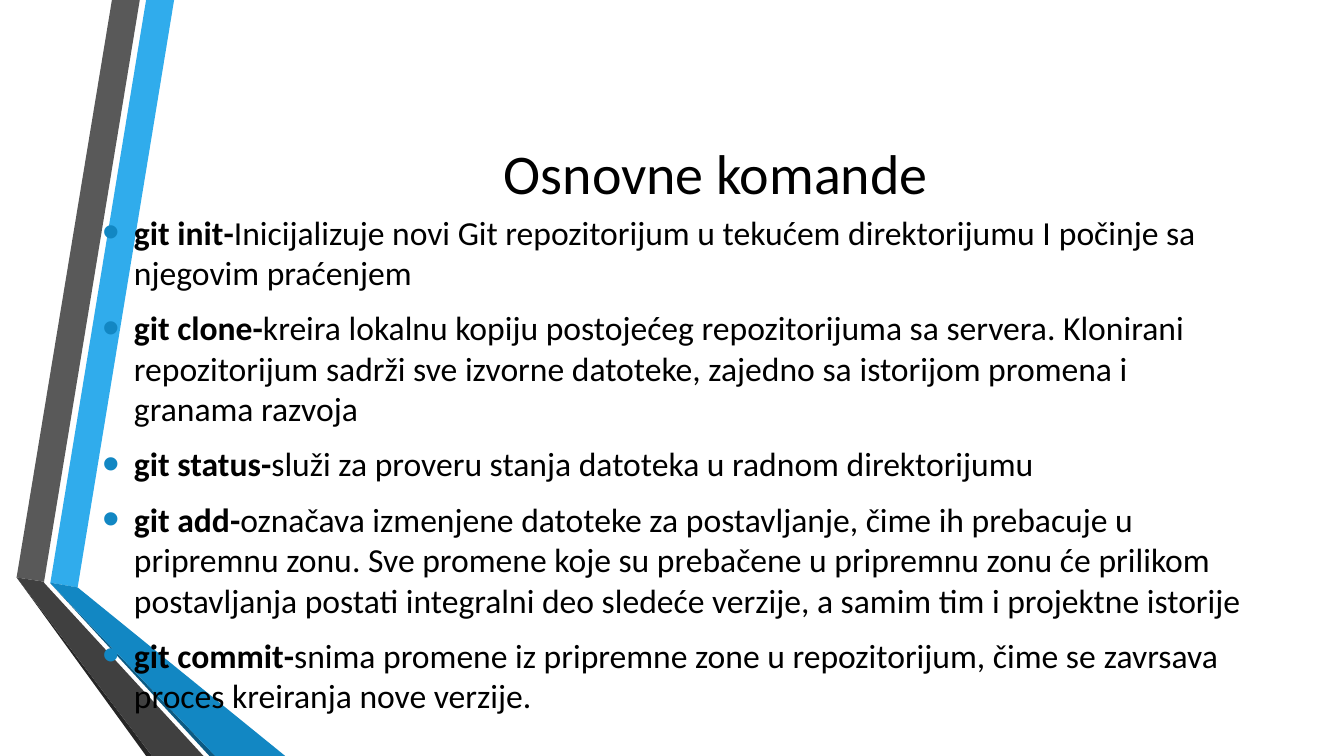
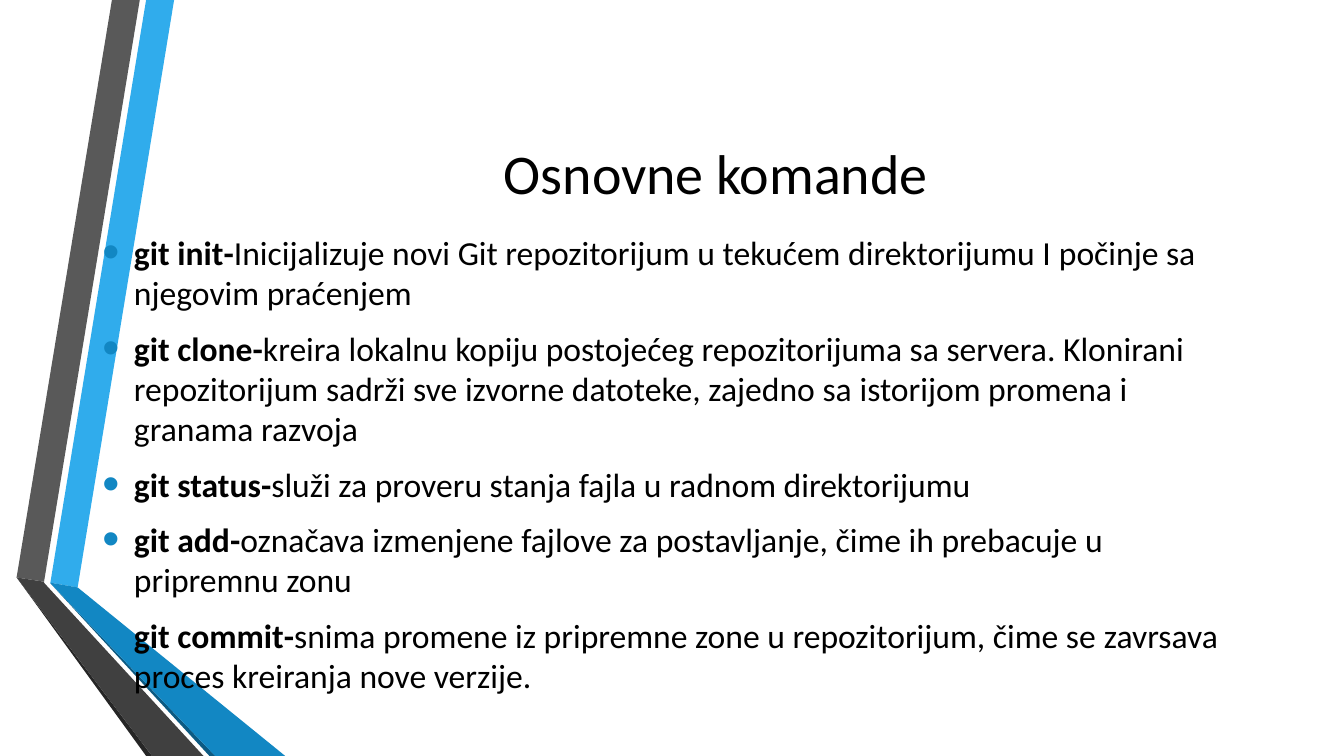
Before and after one commit to Jam052/a, a slide deck: slide 3 of Uvod u git.pptx. Drawn at 1344x756 pixels with LibreOffice and Linux fonts; fonts in the diff are those of the drawing; background and template pictures are left out. Boxes give left, top, right and bottom in pixels: in the first picture for what was removed or moved away, otherwise in the second. Text is boxed around its words. In the diff, an @@ line names an element or a change of style, - is before the commit and + after.

```diff
--- a/Uvod u git.pptx
+++ b/Uvod u git.pptx
@@ text at (134, 473, 1103, 598): text changed @@
-• git status-služi za proveru stanja datoteka u radnom direktorijumu
-• git add-označava izmenjene datoteke za postavljanje, čime ih prebacuje u pripremnu zonu. Sve promene koje su prebačene u pripremnu zonu će prilikom postavljanja postati integralni deo sledeće verzije, a samim tim i projektne istorije
+• git status-služi za proveru stanja fajla u radnom direktorijumu
+• git add-označava izmenjene fajlove za postavljanje, čime ih prebacuje u pripremnu zonu
```
Also in this commit, not shown: 2 other slides changed.
